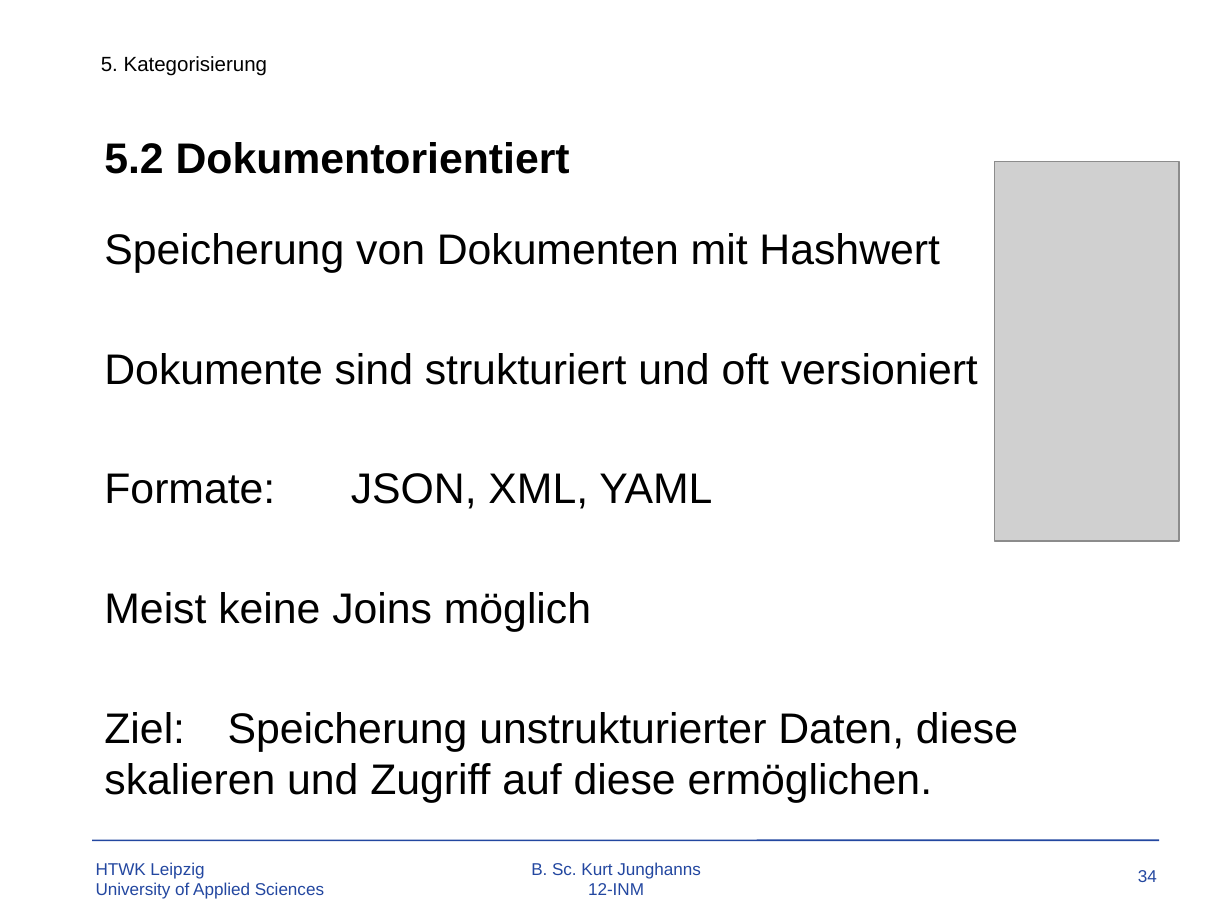
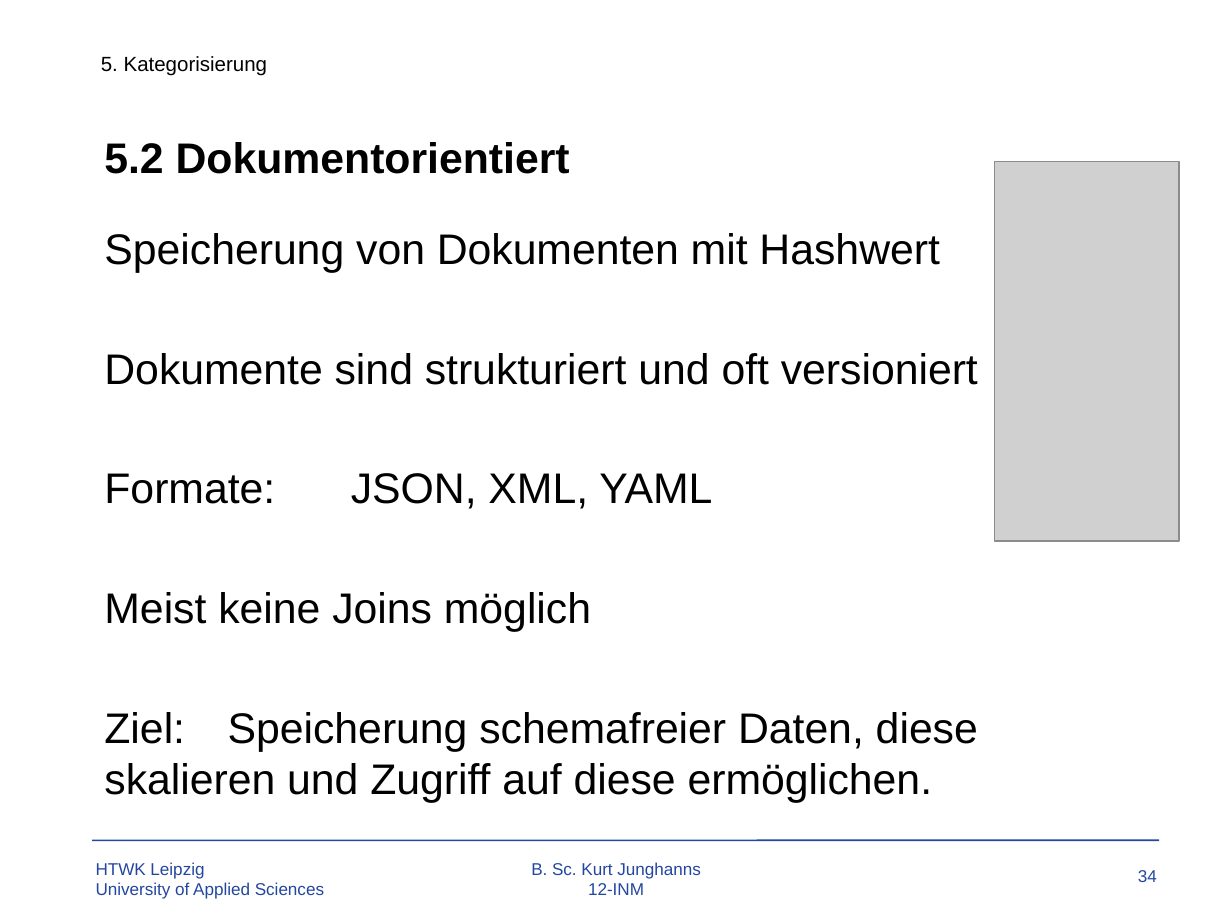
Before and after one commit to TBoonX/OS-Datenbanken, a slide deck: slide 34 of Praesentation.pptx. Drawn at 1232x924 pixels with LibreOffice and Linux fonts; fonts in the diff are those of the drawing; grey boxes stand for pictures; background and template pictures are left out. Boxes give left, top, right and bottom in pixels: in the first picture for what was removed or moved away, otherwise in the second. Text is boxed around its words. In the diff, an @@ line names an element or a change of style, - is before the commit and + after.

```diff
--- a/Praesentation.pptx
+++ b/Praesentation.pptx
@@ text at [104, 712, 978, 803]: text changed @@
-Ziel: Speicherung unstrukturierter Daten, diese skalieren und Zugriff auf diese ermöglichen.
+Ziel: Speicherung schemafreier Daten, diese skalieren und Zugriff auf diese ermöglichen.
```
Also in this commit, not shown: 3 other slides changed, 1 other file.
